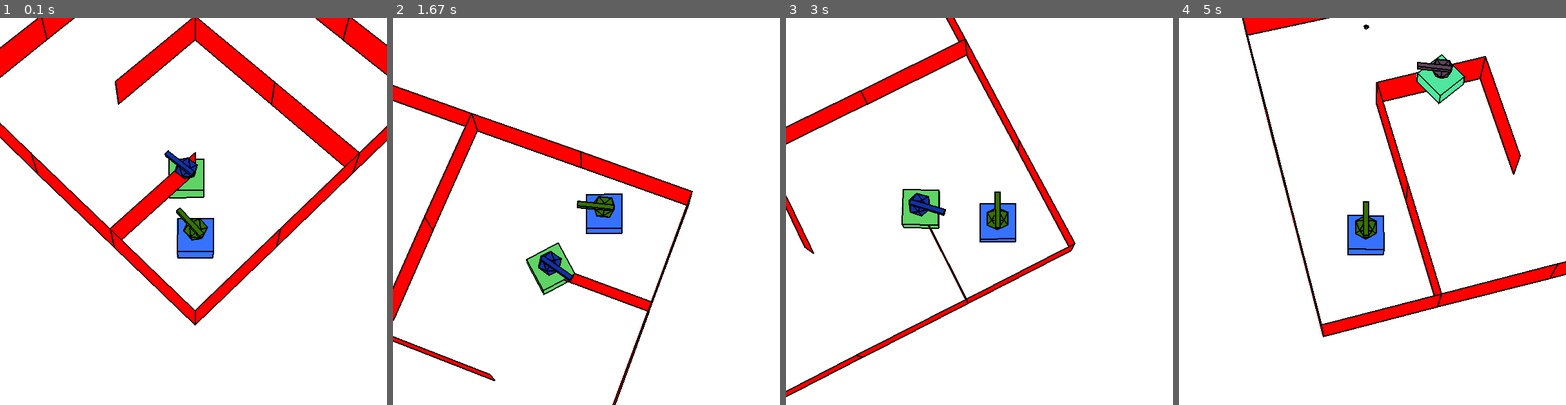
Above: before the commit, frames 1-4 (left to right).
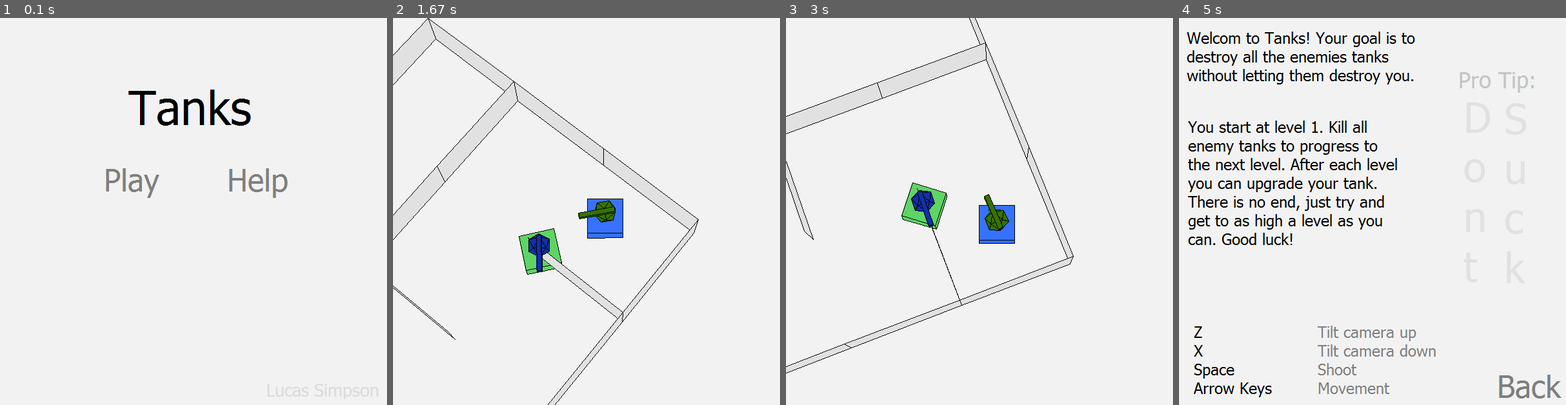
Above: after the commit, the same moments.

Repository: LucasSimpson/EpicGame
Game: pygame game, started from run.py
Two runs of this game, one before a commit and one after it. Both use one fixed random seed, a clock stepped at 60 frames per second and the inputs below. The source is Python 2; it was converted automatically to run under Python 3.
Inputs (mouse positions are in pixels of both pictures, inside the frame that each line leads up to):
- Up to frame 1 (0.1 s): no input
- Up to frame 2 (1.67 s): click (524, 180) at 0.4 s; hold Right 0.67-1.13 s; move the mouse to (625, 238) at 0.7 s; hold Up 1.17-1.47 s; tap Z at 1.23, 1.57 s; hold Right from 1.5 s (still down)
- Up to frame 3 (3 s): tap Z at 1.87, 2.07, 2.37, 2.63 s; release Right at 1.97 s; hold Left 2-2.53 s; tap X at 2.15 s; hold Down 2.57-2.87 s; tap Space at 2.9 s
- Up to frame 4 (5 s): hold Left 3.23-3.63 s; tap Z at 3.3, 3.73 s; tap X at 3.38 s; hold Up 3.67-4.03 s; tap Space at 3.82 s; click (1434, 180) at 4.8 s

The runs differ from the first frame. In frame 1, 15% of the frame differs, in the area x 0-100%, y 0-99%; in frame 2, 14%; in frame 3, 9.3%; in frame 4, 17%, in the area x 2-100%, y 0-99%.

Commit message:
Added upgrades and menu screens

Diff:
--- a/Graphics.py
+++ b/Graphics.py
@@ -120,7 +120,7 @@
                 pygame.polygon (dpos, pygame.color ("white"))
             else:
                 pygame.polygon (dpos, self.clr)
-            pygame.polygon (dpos, pygame.color ("black"), 2)
+            pygame.polygon (dpos, pygame.color ("black"), 1)
             self.drawPoints = None
 
     # returns average depth of points for polygon
@@ -188,7 +188,7 @@
             p += [Point (Vector.Vector (a.p1.toList () + [20]))]
             p += [Point (Vector.Vector (a.p2.toList () + [20]))]
             p += [Point (Vector.Vector (a.p2.toList () + [0]))]
-            self.objects += [Object (p, [[0, 1, 2, 3], [3, 2, 1, 0]], pygame.colorRGB (255, 0, 0))]
+            self.objects += [Object (p, [[0, 1, 2, 3], [3, 2, 1, 0]], pygame.colorRGB (225, 225, 225))]
 
     # adds a new object
     def newObject (self, ob):
@@ -317,7 +317,6 @@
         # draw polygons
         for a in toRender:
             a.render (self.camera, pygame)
-##        print "Rendering " + str (len (toRender)) + " polygons out of " + str (totalNum) + "\t" + str (len (toRender) * 100.0 / totalNum) + "%"
 
 
 # merge method for mergeSort ()
--- a/LevelController.py
+++ b/LevelController.py
@@ -9,13 +9,8 @@
         self.AI = AI
         self.world = world
         self.level = 1
-        self.inLevel = False
         self.mazeSizes = [3, 4, 4, 5, 5, 5, 6]
         self.numRobots = [1, 2, 3, 5, 7, 9, 13]
-
-    # returns true if currently playing a level
-    def playingLevel (self):
-        return self.inLevel
 
     # set the level
     def setLevel (self, lvl):
@@ -27,8 +22,7 @@
 
     # loads stuff for level to run
     def loadLevel (self, pygame):
-        print "*** LEVEL " + str (self.level) + " ***"
-        self.inLevel = True
+        print "\n\n\n\n*** LEVEL " + str (self.level) + " ***"
         self.player.setUpPlayer (Vector.Vector ([25, 25]), pygame.colorRGB (54, 114, 255), pygame.colorRGB (54, 114, 0))
         self.world.newObject (self.player.graphicsObjects ())
         self.maze.loadMaze (self.mazeSizes [self.level - 1])
--- a/Maze.py
+++ b/Maze.py
@@ -56,7 +56,6 @@
                     a.move ()
                     for b in self.enemies:
                         if b.alive and (a.pos - b.pos).magSquared () <= 100:
-                            print "DIIIIIEEE"
                             a.setAlive (False)
                             b.setAlive (False)
                             break
--- a/Pygame.py
+++ b/Pygame.py
@@ -1,7 +1,4 @@
-import math
-import os, sys
-import pygame
-import Vector
+import math, pygame, os, random, sys, Vector
 
 # check for font and sound ability
 if not pygame.font: print 'Warning, fonts disabled'
@@ -28,7 +25,7 @@
             if programLoop != None:
                 programLoop (self.frameCount)
             pygame.display.update ()
-            self.clock.tick (30)
+            self.clock.tick (24)
             self.frameCount += 1
 
     # set the keyboard input
@@ -37,8 +34,12 @@
             return pygame.key.get_pressed ()
         return pygame.key.get_pressed ()
 
+    # returns the surface object
+    def surface (self):
+        return self.screen
+
     # returns color object
-    def color (self, s = "white"):
+    def color (self, s = 'white'):
         return pygame.color.Color (s)
     def colorRGB (self, r, g, b):
         return pygame.color.Color (r, g, b)
@@ -62,3 +63,56 @@
     # updates the window
     def update (self):
         pygame.display.update ()
+
+# Sprite class
+class Sprite (pygame.sprite.Sprite):
+    def __init__ (self, x, y, width, height, image, pg):
+        pygame.sprite.Sprite.__init__ (self)
+        self.image = pygame.image.load (image)
+        self.rect = pygame.Rect (x, y, width, height)
+        self.group = pygame.sprite.Group (self)
+        self.surface = pg.surface ()
+
+    # draw the sprite to the surface
+    def draw (self):
+        self.group.draw (self.surface)
+
+# Button class
+class Button:
+    def __init__ (self, x1, y1, x2, y2):
+        self.x1 = x1
+        self.y1 = y1
+        self.x2 = x2
+        self.y2 = y2
+        self.held = False
+
+    def clicked (self):
+        pos = pygame.mouse.get_pos ()
+        pressed = pygame.mouse.get_pressed ()
+        if pos [0] >= self.x1 and pos [0] <= self.x2 and pos [1] >= self.y1 and pos [1] <= self.y2 and self.held == True and pressed [0] == False:
+            self.held = False
+            return True
+        self.held = pressed [0]
+        return False
+
+# screen class, needed cause of bs way i organized this whole code
+class Screen:
+    def __init__ (self, screen):
+        self.screen = screen
+        self.insults = open ('insults.txt', 'r').readlines ()
+        self.numUpgrades = 0
+
+    def setNumUpgrades (self, nu):
+        self.numUpgrades = nu
+
+    def numberOfUpgrades (self):
+        return self.numUpgrades
+
+    def currentScreen (self):
+        return self.screen
+
+    def setScreen (self, screen):
+        self.screen = screen
+
+    def randomInsult (self):
+        return self.insults [random.randint (0, len (self.insults) - 1)]
--- /dev/null
+++ b/insults.txt
@@ -0,0 +1,12 @@
+Shameful
+Disgraceful
+You clearly suck at this
+Don't even bother trying again
+My grandma could have done better
+You suck
+Are you sure you don't need glasses?
+That was terrible
+I hope you realise you just died to a robot that literally moves randomly
+I should start charging you to play, I'd be rich veeerrry fast at this rate
+Give someone else a turn. You're hopeless
+You're just a scrib aren't you?
--- a/run.py
+++ b/run.py
@@ -11,10 +11,34 @@
 
 # timer
 timer = Timer.Timer ()
-# level Loader
-levelController.loadLevel (pygame)
+# sprites
+menuScreen = Pygame.Sprite (0, 0, 600, 600, 'MainScreen.png', pygame)
+helpScreen = Pygame.Sprite (0, 0, 600, 600, 'HelpScreen.png', pygame)
+upgradeScreen = Pygame.Sprite (0, 0, 600, 600, 'UpgradeScreen.png', pygame)
+
+# buttons
+bPlay = Pygame.Button (160, 227, 250, 284)
+bHelp = Pygame.Button (349, 227, 450, 283)
+bBack = Pygame.Button (492, 548, 600, 600)
+bMovementSpeed = Pygame.Button (84, 18, 524, 81)
+bTurnSpeed = Pygame.Button (119, 131, 469, 193)
+bTurretSpeed = Pygame.Button (74, 235, 555, 301)
+bCooldown = Pygame.Button (142, 347, 464, 408)
+bBulletSpeed = Pygame.Button (55, 456, 562, 513)
+
+# screen controller
+screen = Pygame.Screen ('MainMenu')
+
 def loop (frame):
-    if levelController.playingLevel ():
+    if screen.currentScreen () == 'MainMenu':
+        menuScreen.draw ()
+        if bPlay.clicked ():
+            screen.setScreen ('Game')
+            levelController.setLevel (1)
+            levelController.loadLevel (pygame)
+        elif bHelp.clicked ():
+            screen.setScreen ('Help')
+    elif screen.currentScreen () == 'Game':
         if player.alive and AI.notAllDead ():
             # get input, move all bodies and calculate hits
             timer.tick ()
@@ -36,28 +60,54 @@
             timer.tick ()
             maze.addBulletsToRender (world)
             AI.addRobotsToRender (world)
-            pygame.rect (Vector.Vector ([0, 0]), Vector.Vector ([pygame.width, pygame.height]), pygame.color ("white"))
+            pygame.rect (Vector.Vector ([0, 0]), Vector.Vector ([pygame.width, pygame.height]), pygame.colorRGB (242, 242, 242))
             world.render (pygame)
             timer.tock (2)
 
-            pygame.update ()
             if pygame.keyboardInput () [271]: # numpad enter key to show timer stats
                 print timer
         else:
             levelController.reset ()
             if player.alive == False:
-                print "aaaaaahhhh you suck, GG Loser"
+                print "aaaaaahhhh you died on level " + str (levelController.currentLevel ()) + "???\n"
+                print screen.randomInsult ()
+                print "GG Loser"
                 print "go back to level 1 where the scrubs like you belong\n\n"
-                levelController.setLevel (1)
                 player.resetPlayer ()
+                screen.setScreen ('MainMenu')
             else:
                 print "You win! ...this level. best of luck next level\n\n"
+                screen.setNumUpgrades (levelController.currentLevel ())
                 levelController.setLevel (levelController.currentLevel () + 1)
+                screen.setScreen ('Upgrade')
+    elif screen.currentScreen () == 'Upgrade':
+        upgradeScreen.draw ()
+        if bMovementSpeed.clicked ():
+            player.movementSpeed *= 1.5
+            screen.setNumUpgrades (screen.numberOfUpgrades () - 1)
+        elif bTurnSpeed.clicked ():
+            player.rotspeed *= 1.5
+            screen.setNumUpgrades (screen.numberOfUpgrades () - 1)
+        elif bTurretSpeed.clicked ():
+            player.turretrotspeed *= 1.5
+            screen.setNumUpgrades (screen.numberOfUpgrades () - 1)
+        elif bCooldown.clicked ():
+            player.cooldown = int (player.cooldown * 0.6 + 1)
+            screen.setNumUpgrades (screen.numberOfUpgrades () - 1)
+        elif bBulletSpeed.clicked ():
+            player.bulletSpeed *= 1.5
+            screen.setNumUpgrades (screen.numberOfUpgrades () - 1)
+        if screen.numberOfUpgrades () == 0:
+            levelController.loadLevel (pygame)
+            screen.setScreen ('Game')
 
+    elif screen.currentScreen () == 'Help':
+        helpScreen.draw ()
+        if bBack.clicked ():
+            screen.setScreen ('MainMenu')
     else:
-        keys = pygame.keyboardInput ()
-        print "Out of level"
-        levelController.loadLevel (pygame)
+        print 'problem', screen.currentScreen ()
+
 
 pygame.MainLoop (loop)
 
Binary file added: HelpScreen.png
Binary file added: MainScreen.png
Binary file added: UpgradeScreen.png
